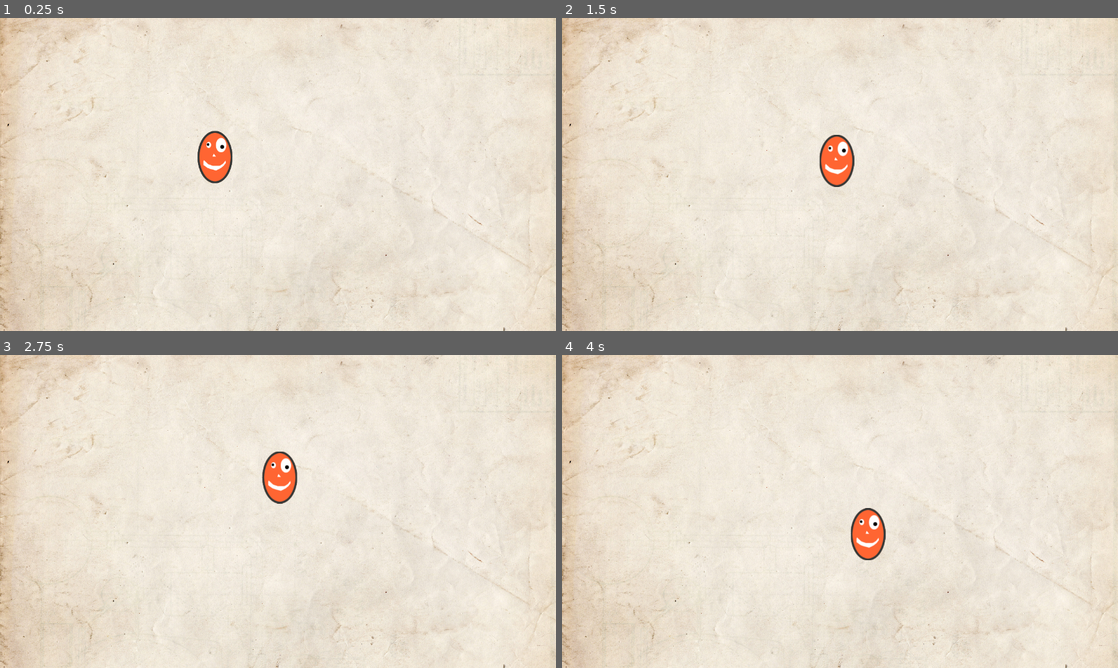
Above: before the commit, frames 1-4 (two rows, left to right).
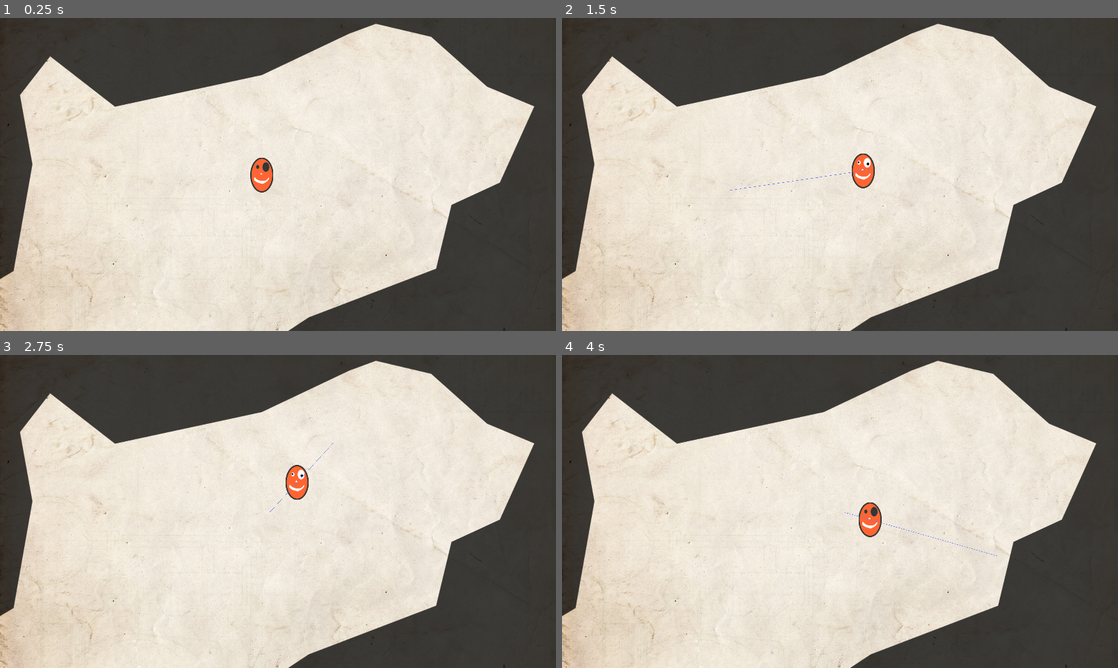
Above: after the commit, the same moments.

Repository: heinrichstr/painting-game-v2
Game: Godot game, scene res://scenes/Master.tscn
Same seed, same stepped clock (60 frames per second), same inputs: the game is played once before the commit and once after it.
Inputs (mouse positions are in pixels of both pictures, inside the frame that each line leads up to):
- Up to frame 1 (0.25 s): no input
- Up to frame 2 (1.5 s): tap Enter at 0.5 s; move the mouse to (962, 158) at 0.52 s; press the mouse at (962, 158) at 0.53 s; move the mouse to (728, 190) at 1.27 s; release the mouse at (728, 190) at 1.28 s; click (728, 190) at 1.35 s
- Up to frame 3 (2.75 s): move the mouse to (333, 442) at 2.02 s; press the mouse at (333, 442) at 2.03 s
- Up to frame 4 (4 s): move the mouse to (812, 574) at 2.77 s; release the mouse at (812, 574) at 2.78 s; click (812, 574) at 2.85 s; move the mouse to (1006, 558) at 3.52 s; press the mouse at (1006, 558) at 3.53 s

The runs differ from the first frame. In frame 1, 35% of the frame differs, in the area x 0-100%, y 0-100%; in frame 2, 35%; in frame 3, 35%; in frame 4, 35%.

Commit message:
add navigationPoly, set nav script, refactor player to stage

Diff:
--- a/project.godot
+++ b/project.godot
@@ -16,9 +16,10 @@
 
 [display]
 
-window/size/width=1280
-window/size/height=720
-window/size/resizable=false
+window/size/width=1920
+window/size/height=1080
+window/stretch/mode="viewport"
+window/stretch/aspect="keep"
 
 [input]
 
--- a/scenes/Master.gd
+++ b/scenes/Master.gd
@@ -8,8 +8,8 @@
 
 # Called when the node enters the scene tree for the first time.
 func _ready():
-	#set player position since its too dumb to do it itself
-	$Player.target=$Player.position
+	#set mouse mode
+	Input.set_mouse_mode(Input.MOUSE_MODE_CONFINED)
 
 
 # Called every frame. 'delta' is the elapsed time since the previous frame.
--- a/scenes/Master.tscn
+++ b/scenes/Master.tscn
@@ -1,6 +1,5 @@
-[gd_scene load_steps=4 format=2]
+[gd_scene load_steps=3 format=2]
 
-[ext_resource path="res://scenes/Player.tscn" type="PackedScene" id=1]
 [ext_resource path="res://scenes/Stage.tscn" type="PackedScene" id=2]
 [ext_resource path="res://scenes/Master.gd" type="Script" id=3]
 
@@ -8,6 +7,3 @@
 script = ExtResource( 3 )
 
 [node name="Stage" parent="." instance=ExtResource( 2 )]
-
-[node name="Player" parent="." instance=ExtResource( 1 )]
-position = Vector2( 495, 320 )
--- a/scenes/Player.gd
+++ b/scenes/Player.gd
@@ -1,20 +1,27 @@
 extends KinematicBody2D
 
-export (int) var speed = 200
+export var speed = 200
+var path : = PoolVector2Array()
 
 var target = Vector2()
 var velocity = Vector2()
 
 func _ready():
-	print(target)
+	$AnimatedSprite.play("default")
 
-func _unhandled_input(event):
-	if event.is_action_pressed("user_click"):
-		print("click")
-		target = get_global_mouse_position()
+func _process(delta):
+	# Calculate the movement distance for this frame
+	var distance_to_walk = speed * delta
 
-func _physics_process(delta):
-	velocity = position.direction_to(target) * speed
-	# look_at(target)
-	if position.distance_to(target) > 5:
-		velocity = move_and_slide(velocity)
+	# Move the player along the path until he has run out of movement or the path ends.
+	while distance_to_walk > 0 and path.size() > 0:
+		var distance_to_next_point = position.distance_to(path[0])
+		if distance_to_walk <= distance_to_next_point:
+			# The player does not have enough movement left to get to the next point.
+			position += position.direction_to(path[0]) * distance_to_walk
+		else:
+			# The player get to the next point
+			position = path[0]
+			path.remove(0)
+		# Update the distance to walk
+		distance_to_walk -= distance_to_next_point
--- a/scenes/Player.tscn
+++ b/scenes/Player.tscn
@@ -13,7 +13,7 @@
 "frames": [ ExtResource( 2 ), ExtResource( 1 ) ],
 "loop": true,
 "name": "default",
-"speed": 5.0
+"speed": 6.0
 } ]
 
 [node name="Player" type="KinematicBody2D"]
--- /dev/null
+++ b/scenes/Stage.gd
@@ -0,0 +1,22 @@
+extends Node2D
+
+
+# Declare member variables here. Examples:
+# var a = 2
+# var b = "text"
+
+
+# Called when the node enters the scene tree for the first time.
+func _ready():
+	#set player position since its too dumb to do it itself
+	$Player.target=$Player.position
+
+func _unhandled_input(event): #run if no UI nodes selected
+	if event.is_action_pressed("user_click"):
+		var path = $Navigation2D.get_simple_path($Player.position, event.position)
+		$Line2D.points = path
+		$Player.path = path
+
+# Called every frame. 'delta' is the elapsed time since the previous frame.
+#func _process(delta):
+#	pass
--- a/scenes/Stage.tscn
+++ b/scenes/Stage.tscn
@@ -1,14 +1,30 @@
-[gd_scene load_steps=3 format=2]
+[gd_scene load_steps=6 format=2]
 
-[ext_resource path="res://assets/stages/devStage.png" type="Texture" id=1]
+[ext_resource path="res://assets/stages/devStageNav.png" type="Texture" id=1]
 [ext_resource path="res://scenes/Sprite.gd" type="Script" id=2]
+[ext_resource path="res://scenes/Player.tscn" type="PackedScene" id=3]
+[ext_resource path="res://scenes/Stage.gd" type="Script" id=4]
+
+[sub_resource type="NavigationPolygon" id=1]
+vertices = PoolVector2Array( 1648.66, 248.164, 1801.56, 314.235, 1710.95, 501.122, 1537.28, 572.856, 146.01, 495.459, 98.8162, 268.929, 176.214, 165.103, 393.305, 338.776, 893.558, 999.487, 49.7347, 1003.26, 38.4083, 916.426, 74.2755, 895.661, 1465.55, 814.488, 910.547, 225.511, 1293.76, 48.0625, 1473.1, 95.2562 )
+polygons = [ PoolIntArray( 0, 1, 2, 3 ), PoolIntArray( 4, 5, 6, 7, 8 ), PoolIntArray( 8, 9, 10, 11 ), PoolIntArray( 8, 11, 4 ), PoolIntArray( 12, 8, 7, 13, 3 ), PoolIntArray( 3, 13, 14, 15, 0 ) ]
+outlines = [ PoolVector2Array( 176.214, 165.103, 393.305, 338.776, 910.547, 225.511, 1293.76, 48.0625, 1473.1, 95.2562, 1648.66, 248.164, 1801.56, 314.235, 1710.95, 501.122, 1537.28, 572.856, 1465.55, 814.488, 893.558, 999.487, 49.7347, 1003.26, 38.4083, 916.426, 74.2755, 895.661, 146.01, 495.459, 98.8162, 268.929 ) ]
 
 [node name="Stage" type="Node2D"]
+script = ExtResource( 4 )
 
 [node name="Sprite" type="Sprite" parent="."]
 texture = ExtResource( 1 )
 centered = false
 script = ExtResource( 2 )
 
-[node name="Camera2D" type="Camera2D" parent="."]
-anchor_mode = 0
+[node name="Player" parent="." instance=ExtResource( 3 )]
+position = Vector2( 904.231, 541.783 )
+
+[node name="Navigation2D" type="Navigation2D" parent="."]
+
+[node name="NavigationPolygonInstance" type="NavigationPolygonInstance" parent="Navigation2D"]
+navpoly = SubResource( 1 )
+
+[node name="Line2D" type="Line2D" parent="."]
+width = 1.0
Binary file added: assets/stages/devStageNav.png
Not shown, added: assets/stages/devStageNav.png.import
